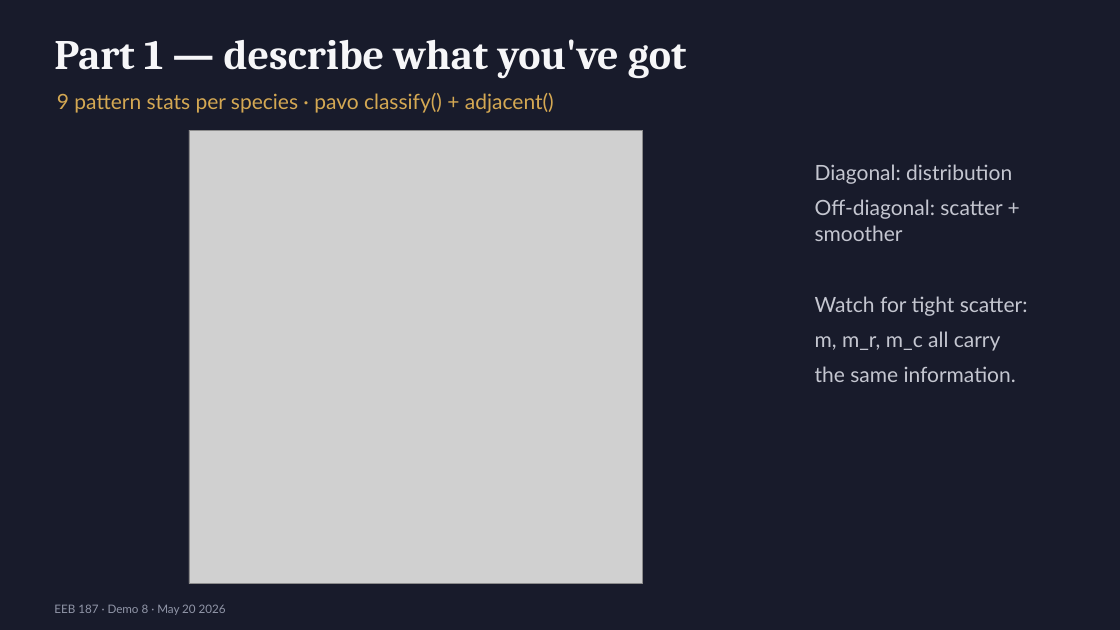
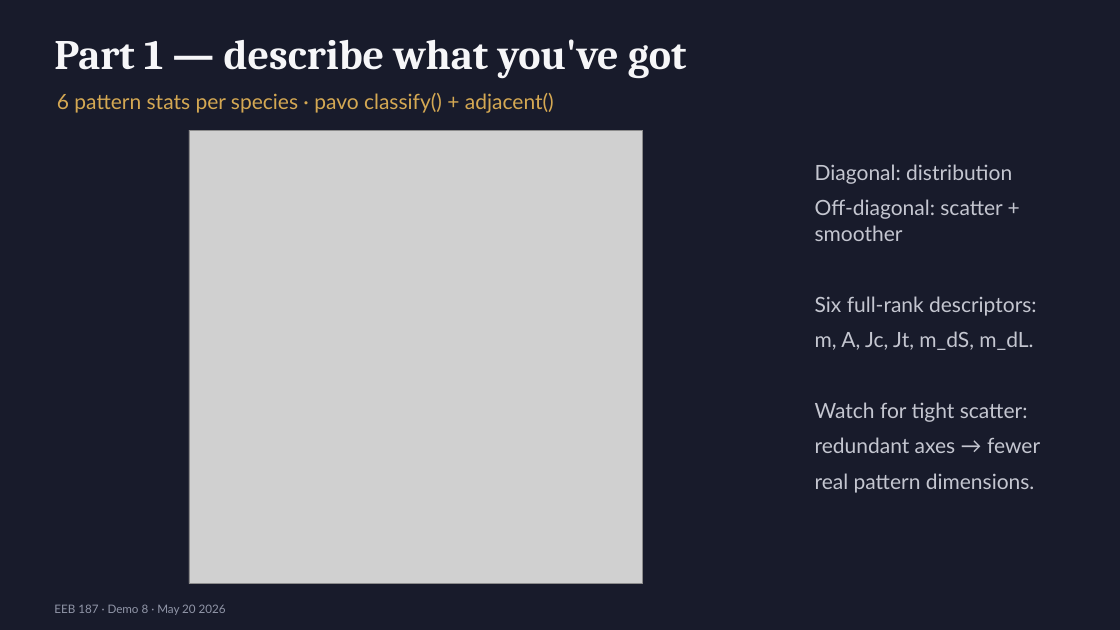
Before and after one commit to michaelalfaro/eeb187-demos, a slide deck: slide 5 of demo8/slides/demo8-intro-slides.pptx. Drawn at 1120x630 pixels with LibreOffice and Linux fonts; fonts in the diff are those of the drawing; grey boxes stand for pictures. Boxes give left, top, right and bottom in pixels: in the first picture for what was removed or moved away, otherwise in the second. Text is boxed around its words. In the diff, an @@ line names an element or a change of style, - is before the commit and + after.

```diff
--- a/demo8/slides/demo8-intro-slides.pptx
+++ b/demo8/slides/demo8-intro-slides.pptx
@@ text at (x1=57, y1=93, x2=554, y2=113): text changed @@
-9 pattern stats per species · pavo classify() + adjacent()
+6 pattern stats per species · pavo classify() + adjacent()
@@ text at (x1=815, y1=296, x2=1037, y2=350): paragraphs added @@
+Six full-rank descriptors:
+m, A, Jc, Jt, m_dS, m_dL.
@@ text at (x1=815, y1=437, x2=1040, y2=493): text changed @@
-m, m_r, m_c all carry
-the same information.
+redundant axes → fewer
+real pattern dimensions.
```
Also in this commit, not shown: 1 other slide changed, 7 other files.
